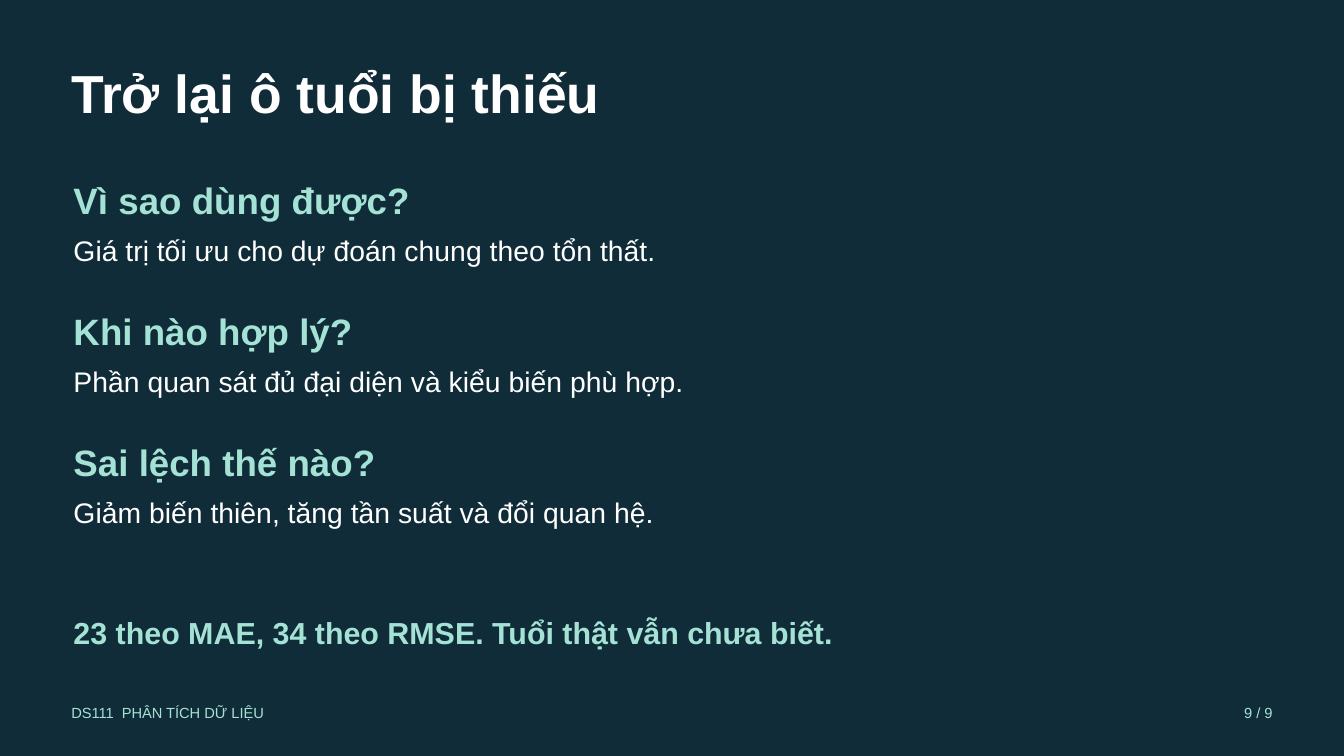
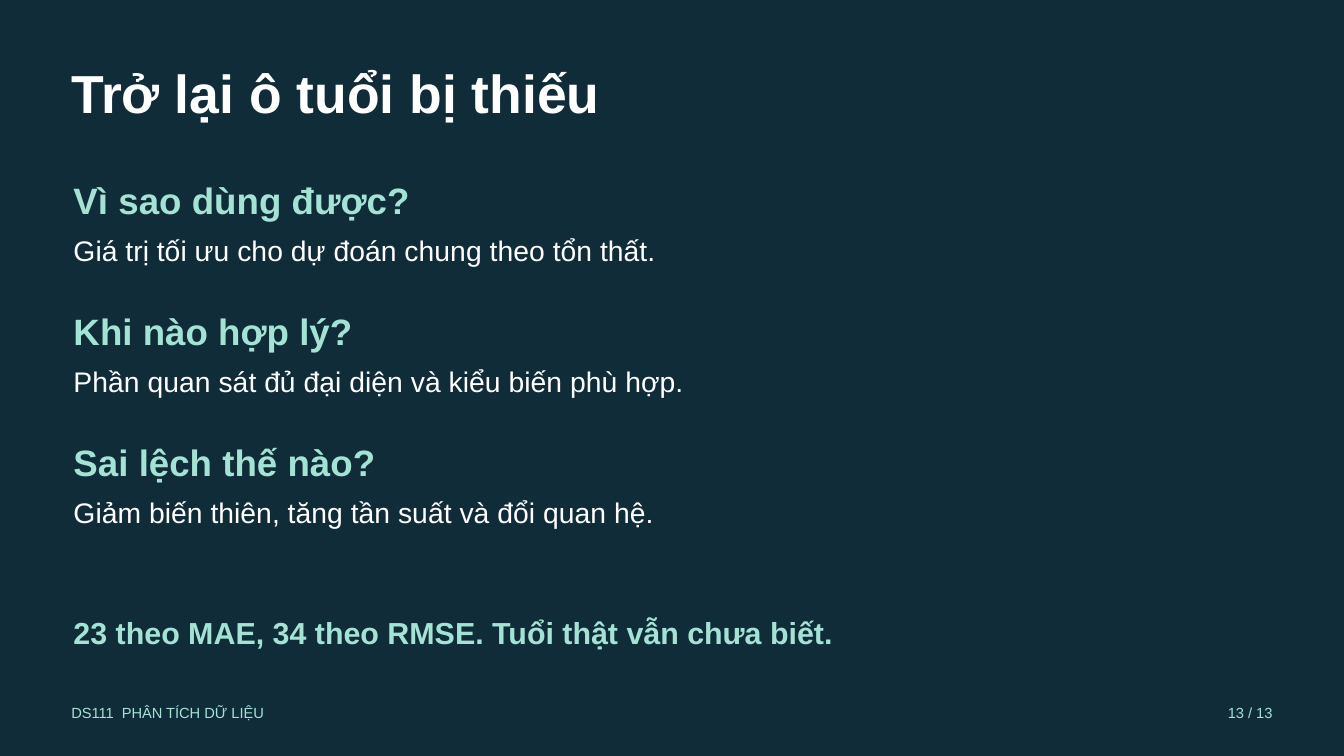
Before and after one commit to ncat218/Seminar-DS111, a slide deck: slide 13 of presentation/seminar_15min.pptx (slide 9 before the commit). Drawn at 1344x756 pixels with LibreOffice and Linux fonts; fonts in the diff are those of the drawing. Boxes give left, top, right and bottom in pixels: in the first picture for what was removed or moved away, otherwise in the second. Text is boxed around its words. In the diff, an @@ line names an element or a change of style, - is before the commit and + after.

```diff
--- a/presentation/seminar_15min.pptx
+++ b/presentation/seminar_15min.pptx
@@ text at bbox=[1228, 708, 1272, 718]: text changed @@
-9 / 9
+13 / 13
```
Also in this commit, not shown: 6 other slides changed, 6 slides added, 2 slides removed, 14 other files.
